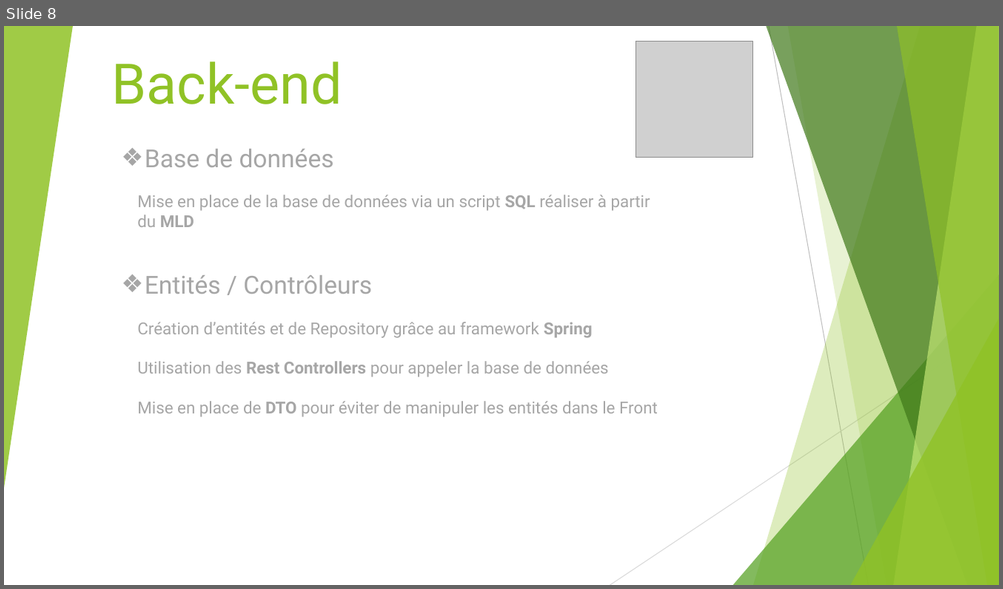
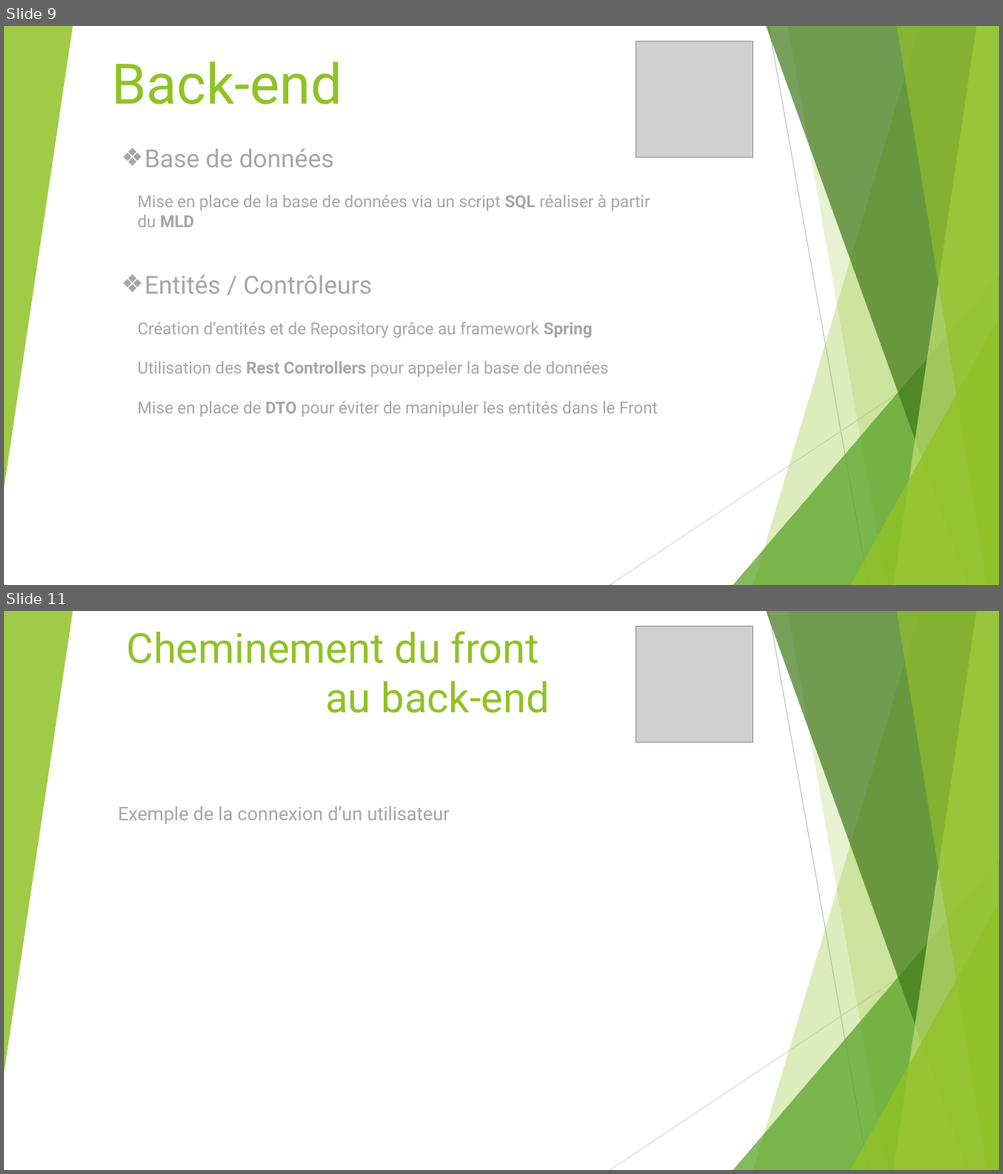
Before and after one commit to Sneak-ySnake/ProjetReseauSocialPro---Projet-fil-rouge, a slide deck: Presentation/PresentationTender.pptx. Shown one above the other, each under a label of ours: slide 8 before the commit, slides 9 and 11 after it; the slides between them are not shown. The pictures are 1003x589 and 1003x1174 pixels, drawn with LibreOffice and Linux fonts; fonts in the diff are those of the drawing; grey boxes stand for pictures. Boxes give left, top, right and bottom in pixels: in the first picture for what was removed or moved away, otherwise in the second. Text is boxed around its words. In the diff, an @@ line names an element or a change of style, - is before the commit and + after.

```diff
--- a/Presentation/PresentationTender.pptx
+++ b/Presentation/PresentationTender.pptx
@@ slide 11 added at (4,611,999,1170), background #FFFFFF; not listed: 10 template elements that a slide beside it also shows @@
@@ title added at (127,631,549,713), 40 pt, text #90C226 @@
+Cheminement du front
+au back-end
@@ picture added at (635,626,752,743) @@
@@ text added at (118,806,449,824), 18 pt, text #A6A6A6 @@
+Exemple de la connexion d’un utilisateur
@@ what was slide 8 is now slide 9 @@
```
Also in this commit, not shown: 2 slides changed, 2 other slides added, 1 slide removed.
